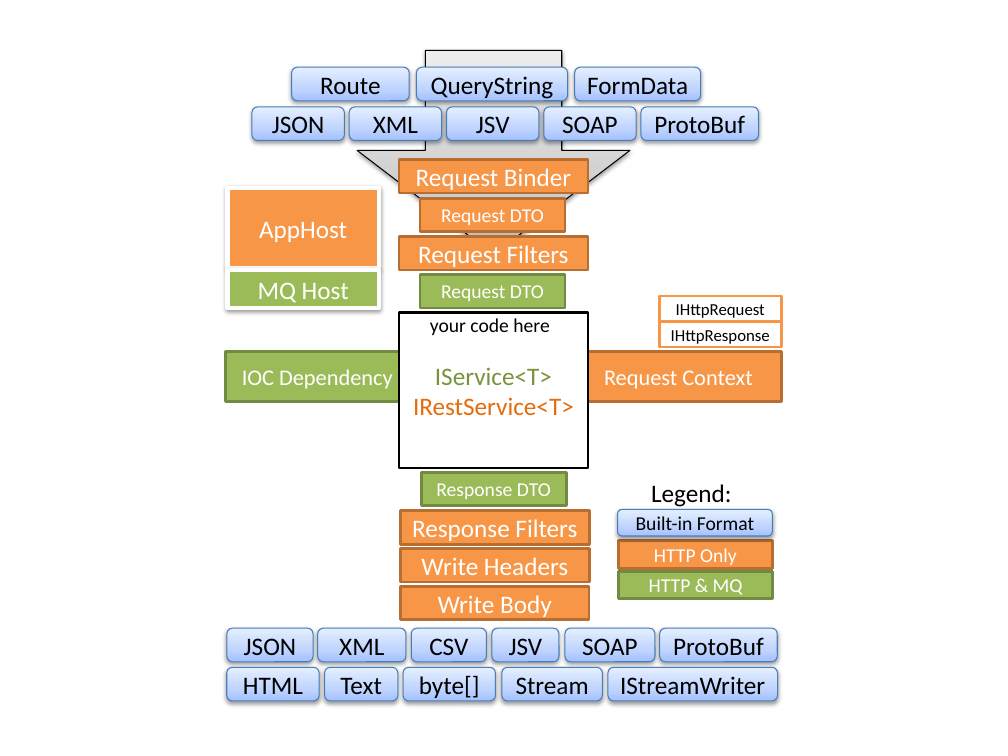
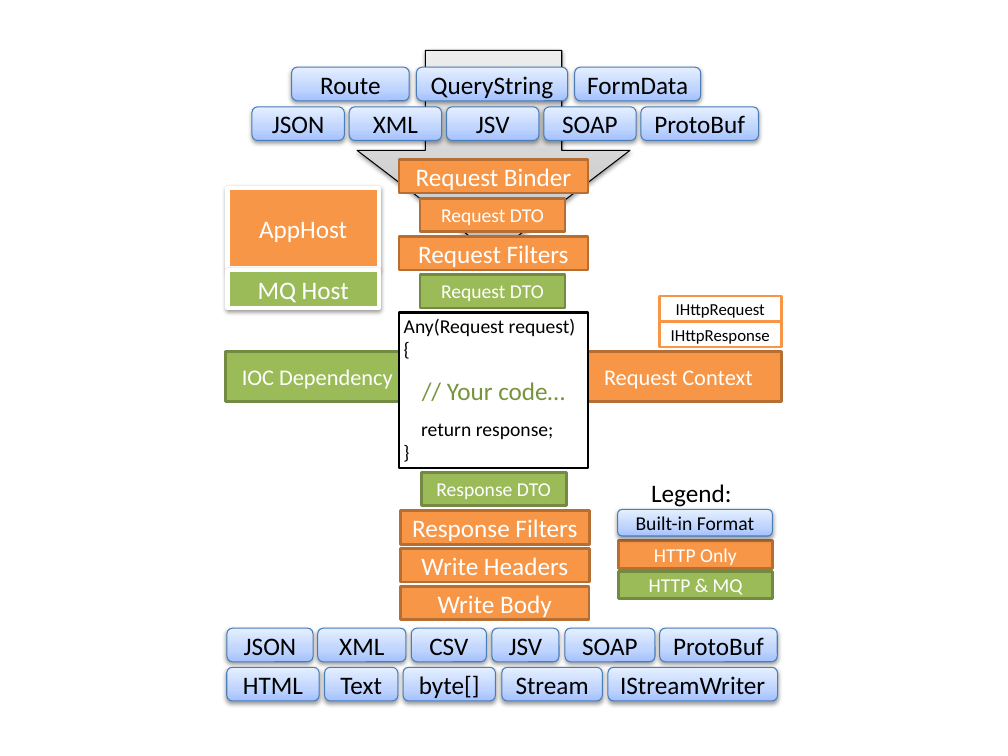
Before and after one commit to ServiceStack/ServiceStack.Extras, a slide deck: slide 1 of html/files/servicestack-architecture-tree.pptx. Drawn at 1008x756 pixels with LibreOffice and Linux fonts; fonts in the diff are those of the drawing. Boxes give left, top, right and bottom in pixels: in the first picture for what was removed or moved away, otherwise in the second. Text is boxed around its words. In the diff, an @@ line names an element or a change of style, - is before the commit and + after.

Commit message:
update arch ppx

```diff
--- a/html/files/servicestack-architecture-tree.pptx
+++ b/html/files/servicestack-architecture-tree.pptx
@@ text at (404,319,576,336): text changed @@
-your code here
+Any(Request request)
+{
@@ text in rectangle at (447,382,565,400): text changed; text colour #E46C0A to #77933C @@
-IService<T>
-IRestService<T>
+// Your code…
@@ text added at (421,423,554,439), 14 pt, text #000000 @@
+return response;
+}
```
